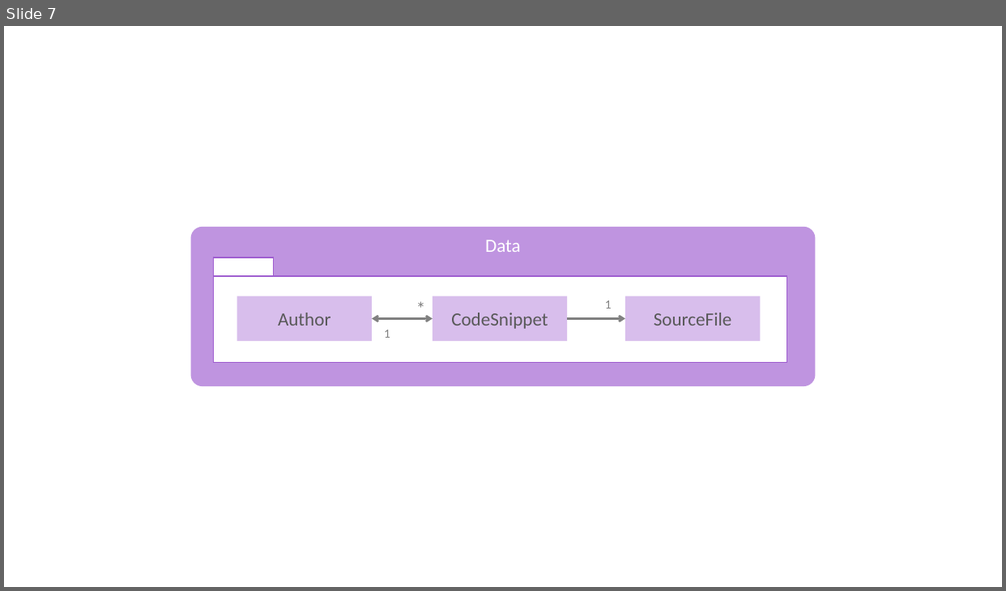
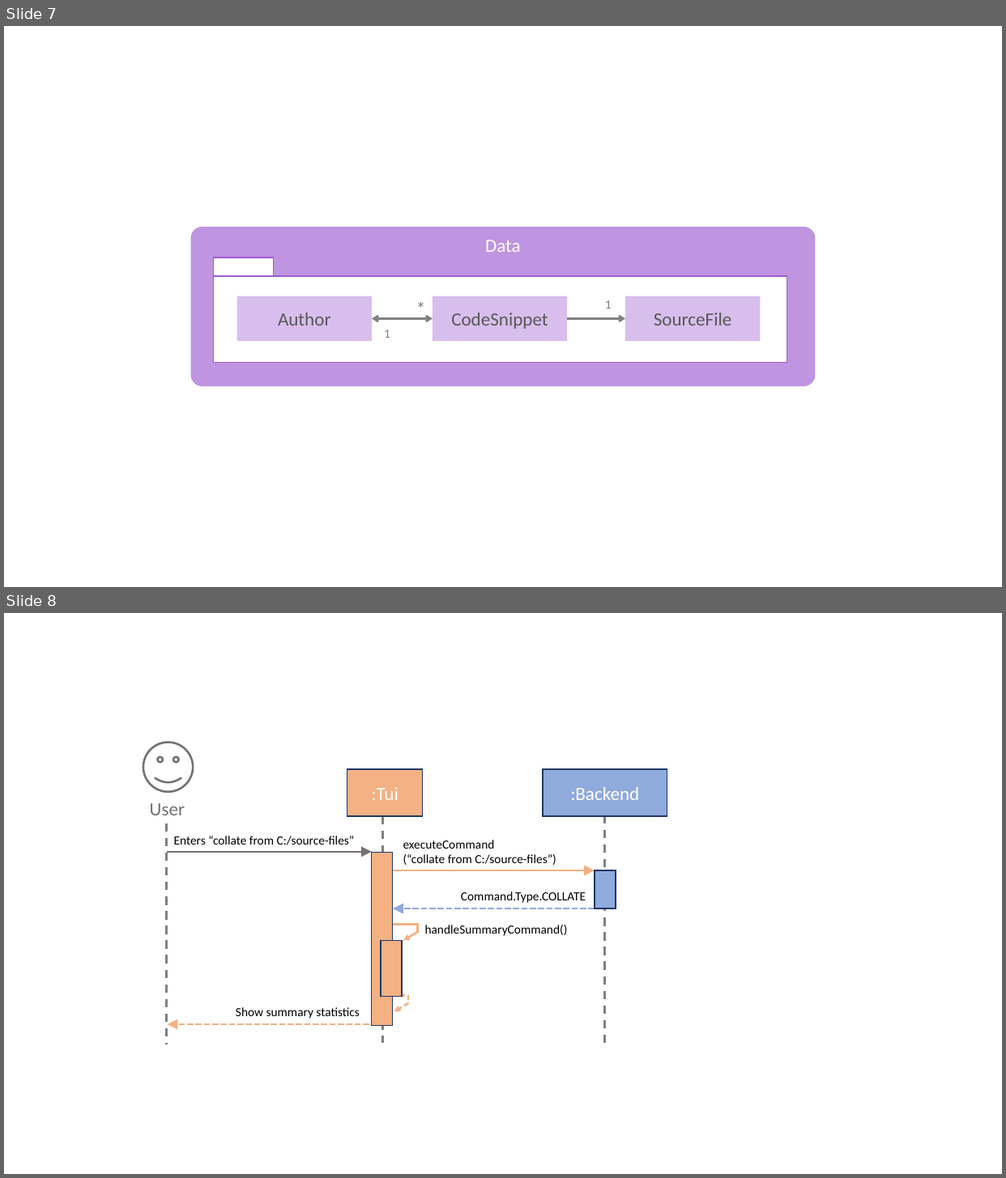
Before and after one commit to se-edu/collate, a slide deck: docs/Diagrams.pptx. Shown one above the other, each under a label of ours: slide 7 before the commit, slides 7 and 8 after it. The pictures are 1006x591 and 1006x1178 pixels, drawn with LibreOffice and Linux fonts; fonts in the diff are those of the drawing. Boxes give left, top, right and bottom in pixels: in the first picture for what was removed or moved away, otherwise in the second. Text is boxed around its words. In the diff, an @@ line names an element or a change of style, - is before the commit and + after.

```diff
--- a/docs/Diagrams.pptx
+++ b/docs/Diagrams.pptx
@@ slide 8 added at (x1=4, y1=613, x2=1002, y2=1174), background #FFFFFF @@
@@ smiley face added at (x1=143, y1=743, x2=193, y2=792), outline #767171 2 pt @@
@@ rectangle added at (x1=347, y1=769, x2=423, y2=816), fill #F4B183, outline #203864 1 pt, 18 pt, text #FFFFFF @@
+:Tui
@@ rectangle added at (x1=543, y1=769, x2=667, y2=816), fill #8FAADC, outline #203864 1 pt, 18 pt, text #FFFFFF @@
+:Backend
@@ text added at (x1=150, y1=803, x2=185, y2=815), 18 pt, text #767171 @@
+User
@@ line added from (167, 824) to (167, 1045), #808080 2 pt dashed @@
@@ line added from (383, 816) to (383, 1043), #808080 2 pt dashed @@
@@ line added from (605, 815) to (605, 1045), #808080 2 pt dashed @@
@@ arrow added from (167, 852) to (372, 852), #767171 2 pt @@
@@ text added at (x1=174, y1=836, x2=355, y2=845), 12 pt, text #000000 @@
+Enters “collate from C:/source-files”
@@ rectangle added at (x1=372, y1=853, x2=393, y2=1026), fill #F4B183, outline #203864 1 pt @@
@@ text added at (x1=403, y1=840, x2=556, y2=865), 12 pt, text #000000 @@
+executeCommand
+(“collate from C:/source-files”)
@@ arrow added from (393, 871) to (594, 871), #F4B183 2 pt @@
@@ rectangle added at (x1=594, y1=871, x2=616, y2=909), fill #8FAADC, outline #203864 1 pt @@
@@ text added at (x1=461, y1=892, x2=586, y2=903), 12 pt, text #000000 @@
+Command.Type.COLLATE
@@ line added from (393, 924) to (417, 924), #F4B183 2 pt @@
@@ arrow added from (594, 909) to (393, 909), #8FAADC 2 pt dashed @@
@@ line added from (417, 924) to (417, 932), #F4B183 2 pt @@
@@ text added at (x1=425, y1=925, x2=568, y2=936), 12 pt, text #000000 @@
+handleSummaryCommand()
@@ rectangle added at (x1=381, y1=941, x2=402, y2=997), fill #F4B183, outline #203864 1 pt @@
@@ arrow added from (417, 932) to (404, 941), #F4B183 2 pt @@
@@ line added from (384, 995) to (408, 995), #F4B183 2 pt dashed @@
@@ line added from (408, 995) to (408, 1003), #F4B183 2 pt dashed @@
@@ arrow added from (369, 1024) to (167, 1024), #F4B183 2 pt dashed @@
@@ text added at (x1=236, y1=1007, x2=360, y2=1019), 12 pt, text #000000 @@
+Show summary statistics
@@ arrow added from (408, 1003) to (394, 1012), #F4B183 2 pt dashed @@
```
Also in this commit, not shown: 1 slide changed, 2 other files.
